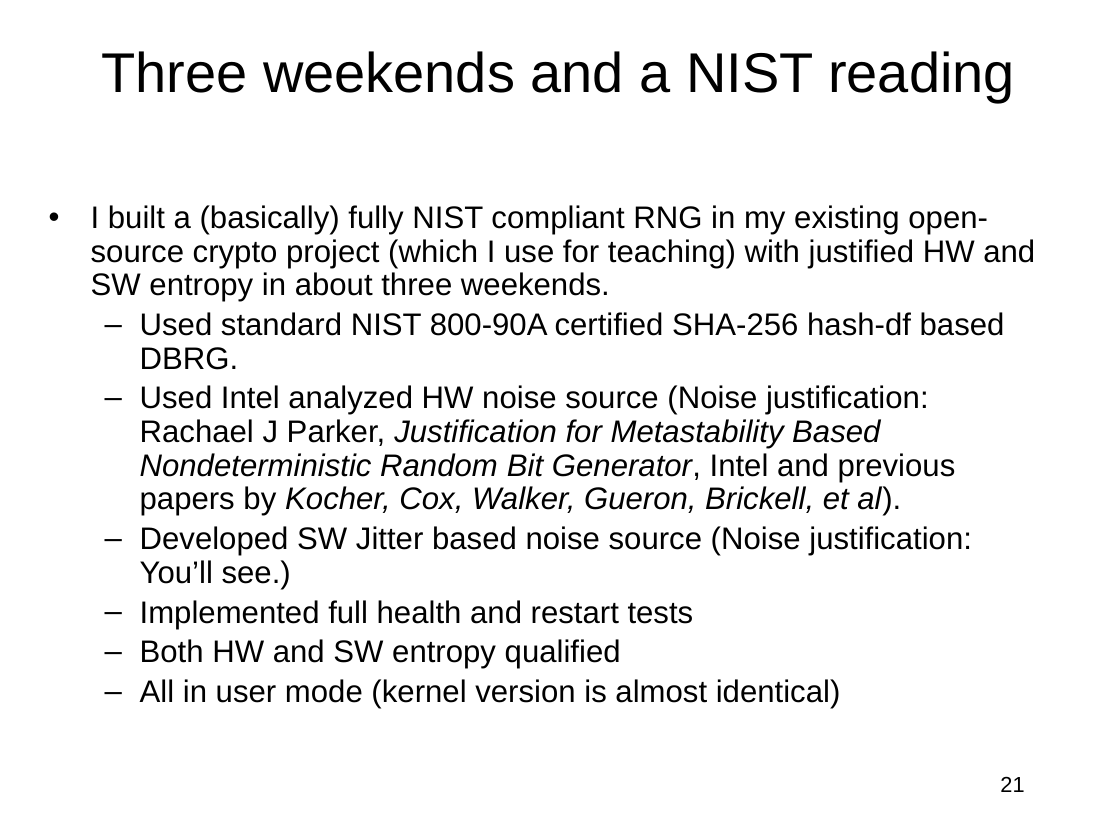
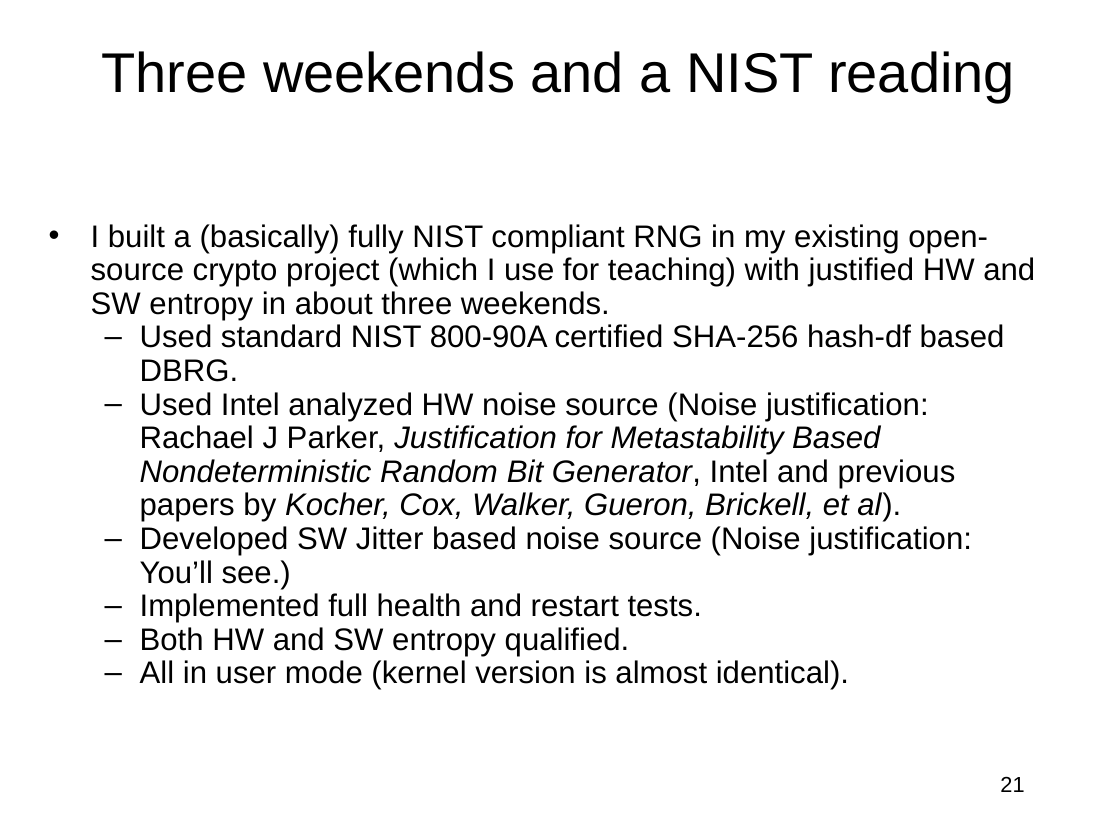
Before and after one commit to jlmucb/class_notes, a slide deck: slide 21 of BerkeleyClass/CS290Spring2013/Lectures/entropy_talk.pptx. Drawn at 1120x840 pixels with LibreOffice and Linux fonts; fonts in the diff are those of the drawing. Boxes give left, top, right and bottom in pixels: in the first picture for what was removed or moved away, otherwise in the second. Text is boxed around its words. In the diff, an @@ line names an element or a change of style, - is before the commit and + after.

Commit message:
spelling.

```diff
--- a/BerkeleyClass/CS290Spring2013/Lectures/entropy_talk.pptx
+++ b/BerkeleyClass/CS290Spring2013/Lectures/entropy_talk.pptx
@@ text "I built a (basically) fully ...": place and size @@
-text "I built a (basically) fully ..." at [91, 205, 1035, 708]
+text "I built a (basically) fully ..." at [91, 224, 1035, 690]
@@ text at [140, 324, 1005, 589]: less space between paragraphs @@
@@ text at [140, 593, 849, 690]: text changed @@
-  – Implemented full health and restart tests
-  – Both HW and SW entropy qualified
-  – All in user mode (kernel version is almost identical)
+  – Implemented full health and restart tests.
+  – Both HW and SW entropy qualified.
+  – All in user mode (kernel version is almost identical).
```
Also in this commit, not shown: 7 other slides changed.
